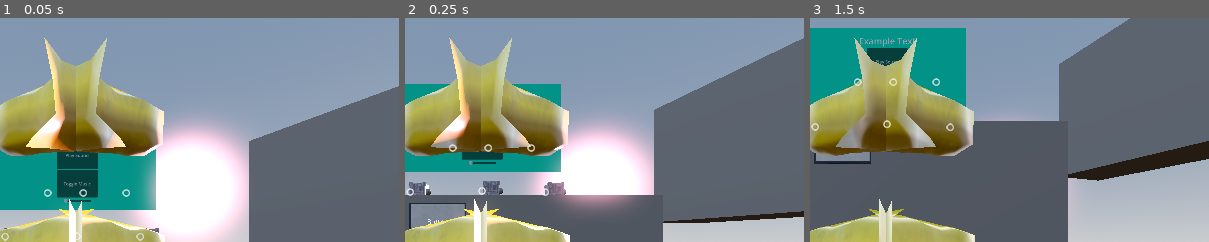
Above: before the commit, frames 1-3 (left to right).
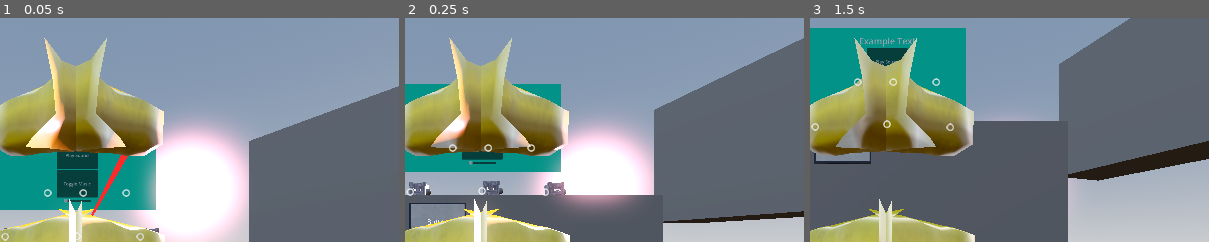
Above: after the commit, the same moments.

Repository: Garryflop/vrTest
Game: Godot game, scene res://Scenes/Levels/main.tscn
Same seed, same stepped clock (60 frames per second), same inputs: the game is played once before the commit and once after it.
Inputs (mouse positions are % of the whole screen's width and height, from its top left):
- Up to frame 1 (0.05 s): no input
- Up to frame 2 (0.25 s): no input
- Up to frame 3 (1.5 s): tap Enter (ui_accept) at 0.5, 0.77, 1.07, 1.25 s; move the mouse to (72, 45) at 0.52 s; hold Right (ui_right) 0.53-1.25 s; tap 1 at 0.6 s; click (72, 45) at 0.67 s; drag from (30, 55) to (45, 70) at 1.27 s
The pictures show only the part of the screen within x 40-90%, y 0-50%; the shares and areas given below are measured in that part.

The runs differ from the first frame. In frame 1, 0.3% of the frame differs, in the area x 22-33%, y 61-89%; in frame 2, less than 0.1%; in frame 3, nothing differs.

Commit message:
Blockchain has innate button to turn it on/off

Diff:
--- a/Scenes/3d_button.tscn
+++ b/Scenes/3d_button.tscn
@@ -9,24 +9,25 @@
 transparency = 1
 shading_mode = 0
 
-[sub_resource type="QuadMesh" id="QuadMesh_0mc7d"]
+[sub_resource type="QuadMesh" id="QuadMesh_62cct"]
 resource_local_to_scene = true
 size = Vector2(0.3, 0.2)
 
-[sub_resource type="ViewportTexture" id="ViewportTexture_bmhu4"]
+[sub_resource type="ViewportTexture" id="ViewportTexture_0mc7d"]
 viewport_path = NodePath("Viewport")
 
-[sub_resource type="StandardMaterial3D" id="StandardMaterial3D_tvlke"]
+[sub_resource type="StandardMaterial3D" id="StandardMaterial3D_bmhu4"]
 transparency = 1
 shading_mode = 0
-albedo_texture = SubResource("ViewportTexture_bmhu4")
+albedo_texture = SubResource("ViewportTexture_0mc7d")
 
-[sub_resource type="BoxShape3D" id="BoxShape3D_eob2q"]
+[sub_resource type="BoxShape3D" id="BoxShape3D_tvlke"]
 resource_local_to_scene = true
 size = Vector3(0.3, 0.2, 0.02)
 
 [node name="Button3D" unique_id=467292279 instance=ExtResource("1_4bgi6")]
 script = ExtResource("2_8n0cq")
+visible_monitor = true
 screen_size = Vector2(0.3, 0.2)
 scene = ExtResource("3_8n0cq")
 viewport_size = Vector2(1152, 648)
@@ -39,16 +40,18 @@
 size = Vector2i(1152, 648)
 
 [node name="MonitorV2" parent="." index="1" unique_id=261614484 instance=ExtResource("4_62cct")]
+unique_name_in_owner = true
 transform = Transform3D(0.1, 0, 0, 0, 0.1, 0, 0, 0, 0.1, 0, -0.1, -0.009)
 
 [node name="Screen" parent="." index="2"]
 cast_shadow = 0
-mesh = SubResource("QuadMesh_0mc7d")
-surface_material_override/0 = SubResource("StandardMaterial3D_tvlke")
+mesh = SubResource("QuadMesh_62cct")
+surface_material_override/0 = SubResource("StandardMaterial3D_bmhu4")
 
 [node name="StaticBody3D" parent="." index="3"]
+unique_name_in_owner = true
 screen_size = Vector2(0.3, 0.2)
 viewport_size = Vector2(1152, 648)
 
 [node name="CollisionShape3D" parent="StaticBody3D" index="0"]
-shape = SubResource("BoxShape3D_eob2q")
+shape = SubResource("BoxShape3D_tvlke")
--- a/Scenes/Objects/blockchain_component.tscn
+++ b/Scenes/Objects/blockchain_component.tscn
@@ -18,6 +18,7 @@
 [ext_resource type="PackedScene" uid="uid://fgp3v54bdycq" path="res://Scenes/Objects/connect_object.tscn" id="11_cqx54"]
 [ext_resource type="PackedScene" uid="uid://bcclikhgsbccj" path="res://Assets/Models/Cube/Cube.glb" id="11_ea7p6"]
 [ext_resource type="PackedScene" uid="uid://bact5mcnrbrnn" path="res://Scenes/Objects/connect_object_snap_zone.tscn" id="12_s1uvy"]
+[ext_resource type="PackedScene" uid="uid://bkg7muyrb7lxq" path="res://Scenes/3d_button.tscn" id="19_wrwdc"]
 
 [sub_resource type="BoxShape3D" id="BoxShape3D_dt3qw"]
 size = Vector3(0.1, 0.1, 0.1)
@@ -108,7 +109,7 @@
 
 [node name="Cube" type="RigidBody3D" parent="." unique_id=1305525191 groups=["Cube"]]
 unique_name_in_owner = true
-collision_layer = 6
+collision_layer = 1048582
 collision_mask = 131075
 freeze_mode = 1
 script = ExtResource("1_r3q6i")
@@ -161,3 +162,10 @@
 modulate = Color(1, 1, 1, 0.23529412)
 outline_modulate = Color(0, 0, 0, 0)
 text = "h:0000"
+
+[node name="Button3D" parent="Cube" unique_id=467292279 instance=ExtResource("19_wrwdc")]
+unique_name_in_owner = true
+transform = Transform3D(0.45, 0, 0, 0, 0.6, 0, 0, 0, 6, 0, 0.0029419959, 0.06280428)
+visible_monitor = false
+
+[connection signal="button_pressed" from="Cube/Button3D" to="." method="_on_cube_button_pressed"]
--- a/Scripts/3d_button.gd
+++ b/Scripts/3d_button.gd
@@ -3,6 +3,11 @@
 class_name Button3D
 
 signal button_pressed
+
+@export var visible_monitor: bool = true
+@onready var monitor: Node3D = %MonitorV2
+@onready var static_body_3d: StaticBody3D = %StaticBody3D
+
 
 func _ready():
 	# Wait a frame to ensure the scene inside the viewport is loaded
@@ -16,5 +21,8 @@
 		# Connect the 2D button signal to a local function
 		btn.connect("pressed", _on_inner_button_pressed)
 
+	if !visible_monitor:
+		monitor.hide()
+
 func _on_inner_button_pressed() -> void:
 	button_pressed.emit()
--- a/Scripts/blockchain_component.gd
+++ b/Scripts/blockchain_component.gd
@@ -5,6 +5,7 @@
 
 @onready var connect_object_anchor: Marker3D = %ConnectObjectAnchor
 @onready var connect_object_snap_zone_anchor: Marker3D = %ConnectObjectSnapZoneAnchor
+@onready var button_3d: Button3D = %Button3D
 
 @export var input_number: int = 1
 @export var output_number: int = 1
@@ -47,6 +48,7 @@
 var held_object: XRToolsPickable
 # Called when the node enters the scene tree for the first time.
 func _ready() -> void:
+	button_3d.static_body_3d.add_collision_exception_with(cube)
 	unique_id = str(get_instance_id())
 	Signals.PlaySound.connect(_right)
 	Signals.ToggleMusic.connect(_wrong)
@@ -56,9 +58,7 @@
 	setup_connectors(output_number, false)
 
 
-# Called every frame. 'delta' is the elapsed time since the previous frame.
-func _process(delta: float) -> void:
-	pass
+
 
 func setup_connectors(count: int, is_input: bool):
 	if count <= 0:
@@ -113,3 +113,7 @@
 		current_state = state.wrong
 	elif current_state == state.wrong:
 		current_state = state.right
+
+
+func _on_cube_button_pressed() -> void:
+	_on_toggle_state()
